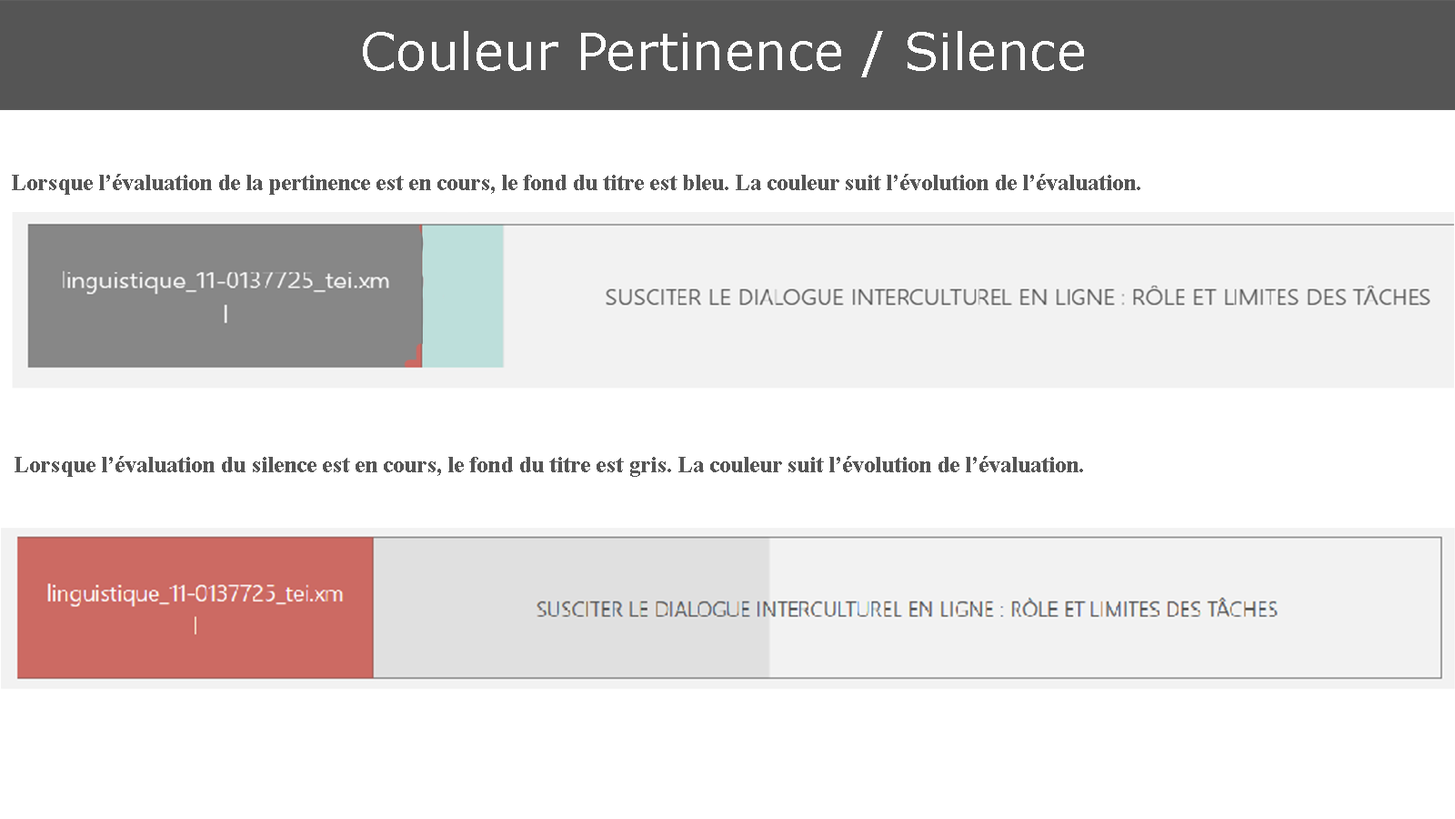
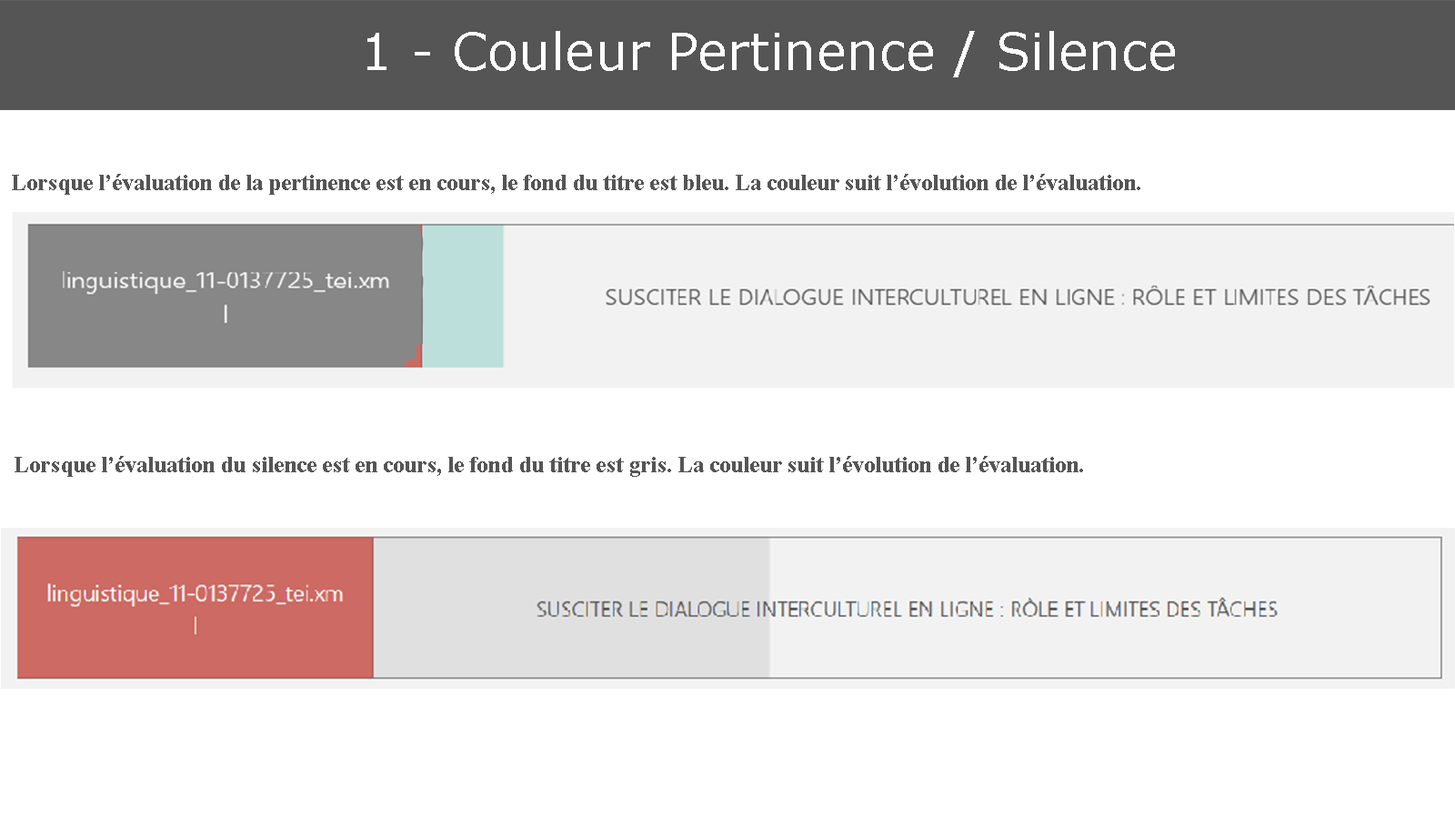
Layer changes from the first 1455 × 819 image to the second:
renamed "Couleur Pertinence / Silence" to "1 - Couleur Pertinence / Silence", painted on it over [362, 30, 1176, 78]
